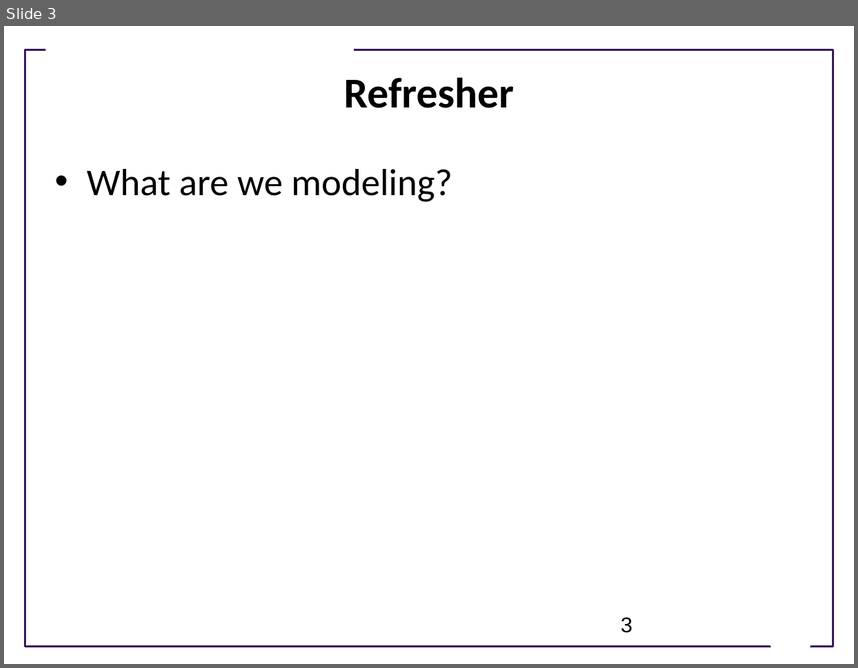
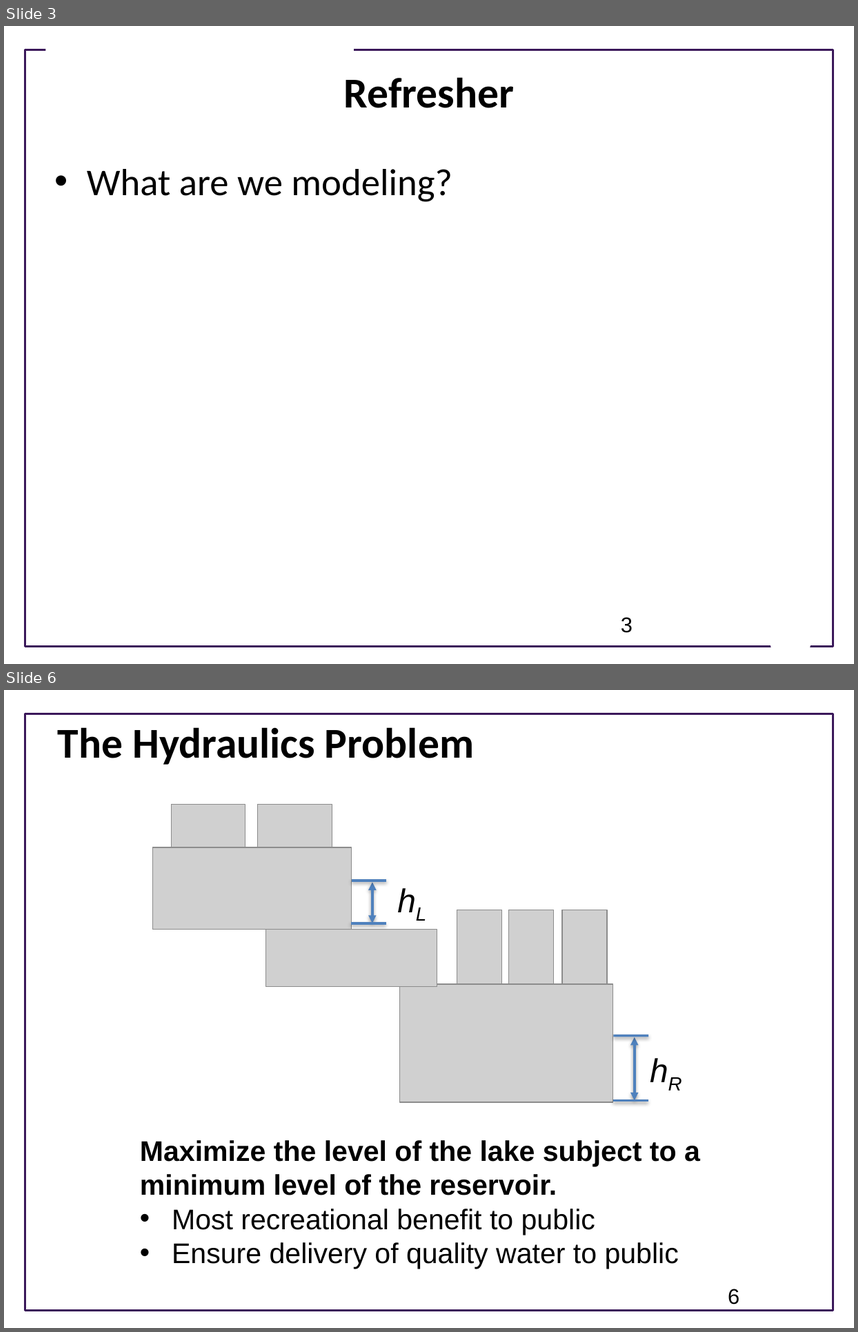
Before and after one commit to ModelEngineering/advancing-biomedical-models, a slide deck: Lectures/CSE 599V Lecture 2- Modeling Essentials.pptx. Shown one above the other, each under a label of ours: slide 3 before the commit, slides 3 and 6 after it; the slides between them are not shown. The pictures are 858x668 and 858x1332 pixels, drawn with LibreOffice and Linux fonts; fonts in the diff are those of the drawing; grey boxes stand for pictures; background and template pictures are left out. Boxes give left, top, right and bottom in pixels: in the first picture for what was removed or moved away, otherwise in the second. Text is boxed around its words. In the diff, an @@ line names an element or a change of style, - is before the commit and + after.

```diff
--- a/Lectures/CSE 599V Lecture 2- Modeling Essentials.pptx
+++ b/Lectures/CSE 599V Lecture 2- Modeling Essentials.pptx
@@ slide 6 added at <box>4,690,854,1328</box>, background #FFFFFF; not listed: 1 template element that a slide beside it also shows @@
@@ title added at <box>58,727,474,765</box>, 36 pt, text #000000, bold @@
+The Hydraulics Problem
@@ text added at <box>389,876,437,924</box>, 28 pt, text #000000, italic @@
+hL
@@ line added from (352, 880) to (386, 880), #4F81BD 2 pt @@
@@ double arrow added from (372, 882) to (372, 923), #4F81BD 2.25 pt @@
@@ group added at <box>153,805,613,1103</box>: 8 pictures @@
@@ line added from (351, 923) to (386, 923), #4F81BD 2 pt @@
@@ line added from (613, 1035) to (648, 1035), #4F81BD 2 pt @@
@@ double arrow added from (635, 1037) to (635, 1100), #4F81BD 2.25 pt @@
@@ text added at <box>642,1045,693,1094</box>, 28 pt, text #000000, italic @@
+hR
@@ line added from (613, 1101) to (648, 1100), #4F81BD 2 pt @@
@@ text added at <box>140,1140,700,1268</box>, 24 pt, text #000000 @@
+Maximize the level of the lake subject to a minimum level of the reservoir.
+• Most recreational benefit to public
+• Ensure delivery of quality water to public
@@ page number added at <box>728,1288,740,1304</box>, 18 pt, text #000000 @@
+6
```
Also in this commit, not shown: 3 other slides added, 1 slide removed, 1 other file.
